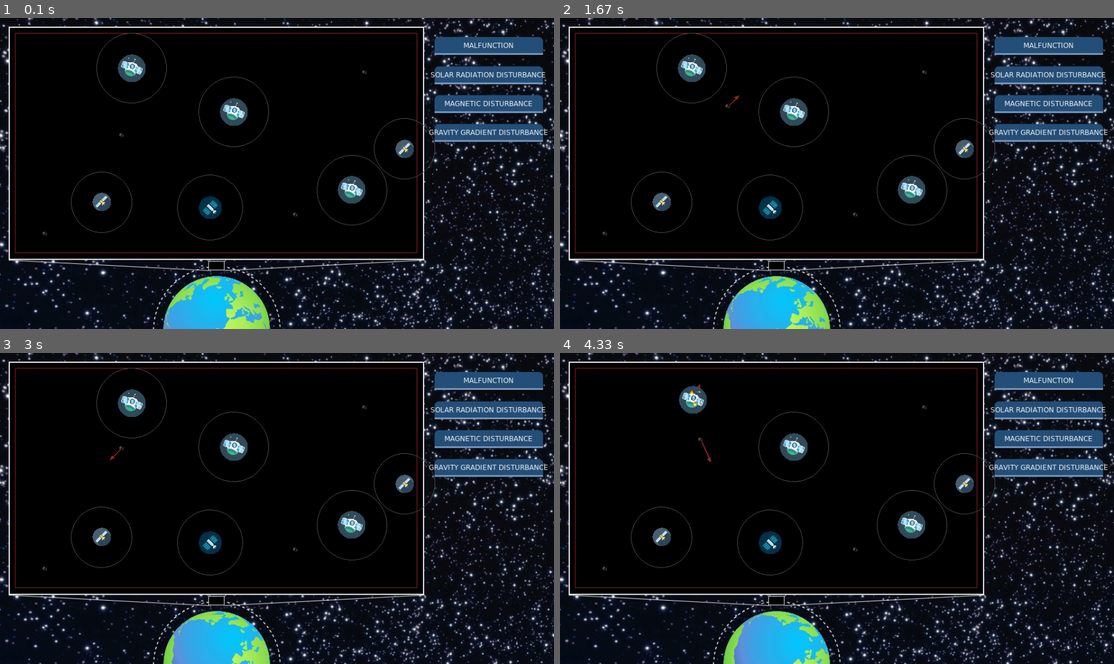
Above: before the commit, frames 1-4 (two rows, left to right).
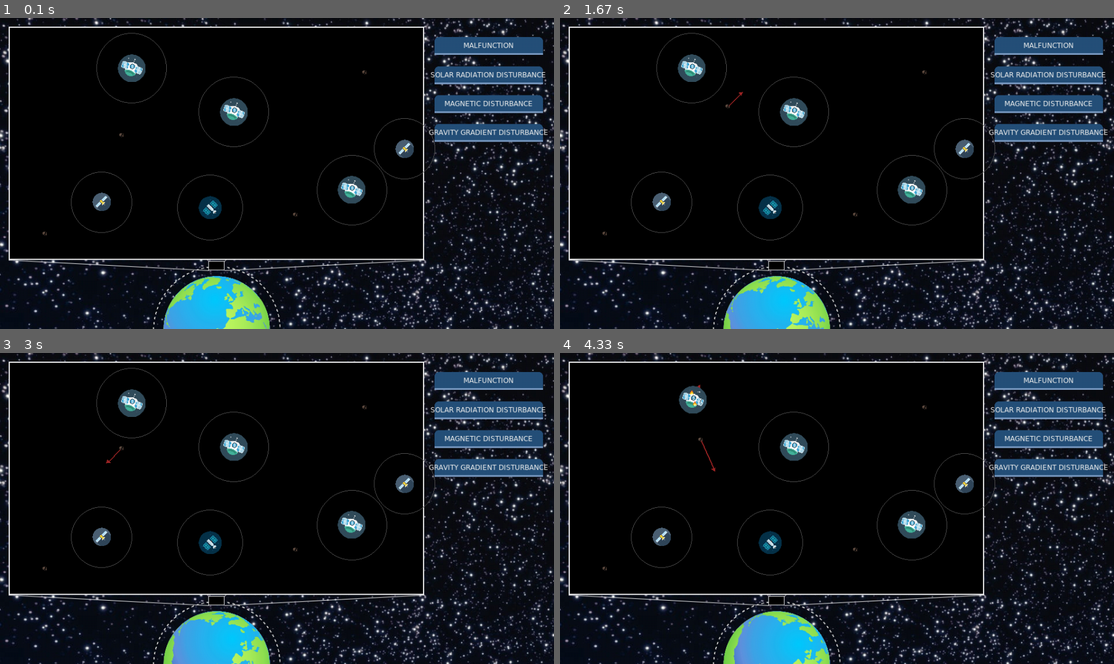
Above: after the commit, the same moments.

Repository: WesselOost/SatelliteSimulation2D
Game: pygame game, started from SatelliteSimulation/main.py
The game is run twice, just before and just after one commit, with the same random seed, the same clock (stepped at 60 frames per second) and the same inputs.
Inputs:
- Up to frame 1 (0.1 s): no input
- Up to frame 2 (1.67 s): hold Right 0.33-0.8 s; hold Up 0.83-1.13 s; hold Right 1.17-1.63 s
- Up to frame 3 (3 s): hold Left 1.67-2.2 s; hold Down 2.23-2.53 s; hold Left 2.57-2.97 s
- Up to frame 4 (4.33 s): hold Up 3-3.37 s; hold Right 3.4-4.03 s; hold Down from 4.07 s (still down)

The runs differ from the first frame. In frame 1, 0.8% of the frame differs, in the area x 2-76%, y 4-76%; in frame 2, 0.8%; in frame 3, 0.8%; in frame 4, 0.8%.

Commit message:
draw velocity arrows

Diff:
--- /dev/null
+++ b/SatelliteSimulation/model/arrow.py
@@ -0,0 +1,170 @@
+# !/usr/bin/env python
+# -*- coding: utf-8 -*-
+# @Date    : 2021-10-28 13:51:47
+# @Author  : Tom Brandherm & Wessel Oostrum
+# @Python  : 3.6.8
+# @Link    : link
+# @Version : 0.0.1
+"""
+An arrow shape
+"""
+
+# =========================================================================== #
+#  SECTION: Imports
+# =========================================================================== #
+import math
+from SatelliteSimulation.model.basic_math.vector import *
+
+# =========================================================================== #
+#  SECTION: Global definitions
+# =========================================================================== #
+EMPTY_VECTOR = Vector(0, 0)
+
+
+# =========================================================================== #
+#  SECTION: Class definitions
+# =========================================================================== #
+
+
+class Arrow:
+
+    # ----------------------------------------------------------------------- #
+    #  SUBSECTION: Constructor
+    # ----------------------------------------------------------------------- #
+    def __init__(self, start_vector: Vector, unit_normal_direction_vector: Vector, length: float):
+        '''
+        5 vectors that form together an arrow
+        the en_of_line is not the end of the arrow, otherwise it would stick out pas the triangular tip of the arrow.
+
+        start_of_line: start coordinates of the line body
+        end_of_line: end coordinates of the line body
+        head_tip:  coordinates of the tip of the arrow head
+        head_left: coordinates of the left corner of the arrow head
+        head_right: coordinates of the right corner of the arrow head
+        '''
+        self.__line_thickness: float = 6
+        if (length > 0):
+            self.__start_of_line: Vector = start_vector
+            self.__head_tip: Vector = self.__shift_vector_by_length(self.__start_of_line,
+                unit_normal_direction_vector, length)
+
+            self.__end_of_line: Vector = self.__shift_vector_by_length(self.__head_tip, self.__start_of_line,
+                self.__line_thickness)
+
+            start_of_arrow_head = self.__shift_vector_by_length(self.__head_tip, self.__start_of_line,
+                self.__line_thickness * 3)
+            self.__head_left: Vector = self.__rotate_point_around_axis(start_of_arrow_head, self.__head_tip,
+                math.pi / 6)
+            self.__head_right: Vector = self.__rotate_point_around_axis(start_of_arrow_head, self.__head_tip,
+                -math.pi / 6)
+        else:
+            self.__start_of_line: Vector = EMPTY_VECTOR.__copy__()
+            self.__end_of_line: Vector = EMPTY_VECTOR.__copy__()
+            self.__head_tip: Vector = EMPTY_VECTOR.__copy__()
+            self.__head_left: Vector = EMPTY_VECTOR.__copy__()
+            self.__head_right: Vector = EMPTY_VECTOR.__copy__()
+
+
+    # ----------------------------------------------------------------------- #
+    #  SUBSECTION: Getter/Setter
+    # ----------------------------------------------------------------------- #
+    def start_of_line(self) -> tuple:
+        return self.__start_of_line.get_as_tuple()
+
+
+    def end_of_line(self) -> tuple:
+        return self.__end_of_line.get_as_tuple()
+
+
+    def head_tip(self) -> tuple:
+        return self.__head_tip.get_as_tuple()
+
+
+    def head_left(self) -> tuple:
+        return self.__head_left.get_as_tuple()
+
+
+    def head_right(self) -> tuple:
+        return self.__head_right.get_as_tuple()
+
+
+    def line_thickness(self) -> int:
+        return max(1, int(self.__line_thickness))
+
+
+    # ----------------------------------------------------------------------- #
+    #  SUBSECTION: Public Methods
+    # ----------------------------------------------------------------------- #
+    def update_screen_scale(self, scale_factor):
+        self.__line_thickness *= scale_factor
+        self.__start_of_line: Vector = multiply(self.__start_of_line, scale_factor)
+        self.__head_tip: Vector = multiply(self.__head_tip, scale_factor)
+
+        self.__end_of_line: Vector = multiply(self.__end_of_line, scale_factor)
+
+        self.__head_left: Vector = multiply(self.__head_left, scale_factor)
+        self.__head_right: Vector = multiply(self.__head_right, scale_factor)
+
+
+    def update_arrow(self, start_vector: Vector, unit_normal_direction_vector: Vector, length: float):
+        if length > 0:
+            self.__start_of_line.set_vector(start_vector)
+
+            self.__head_tip.set_vector(self.__shift_vector_by_length(self.__start_of_line,
+                unit_normal_direction_vector, length))
+            self.__end_of_line.set_vector(self.__shift_vector_by_length(self.__head_tip, self.__start_of_line,
+                self.__line_thickness))
+
+            start_of_head = self.__shift_vector_by_length(self.__head_tip, self.__start_of_line,
+                self.__line_thickness * 3)
+            self.__head_left.set_vector(self.__rotate_point_around_axis(start_of_head, self.__head_tip,
+                math.pi / 6))
+            self.__head_right.set_vector(self.__rotate_point_around_axis(start_of_head, self.__head_tip,
+                -math.pi / 6))
+        else:
+            self.__start_of_line.set_vector(EMPTY_VECTOR)
+            self.__end_of_line.set_vector(EMPTY_VECTOR)
+            self.__head_tip.set_vector(EMPTY_VECTOR)
+            self.__head_left.set_vector(EMPTY_VECTOR)
+            self.__head_right.set_vector(EMPTY_VECTOR)
+
+            # ----------------------------------------------------------------------- #
+            #  SUBSECTION: Private Methods
+            # ----------------------------------------------------------------------- #
+
+
+    def __shift_vector_by_length(self, start_position: Vector, direction_vector: Vector, length: float) -> Vector:
+        distance: float = calculate_distance(direction_vector, start_position)
+        dx_dy: Vector = subtract(direction_vector, start_position)
+        unit_normal_direction_vector: Vector = divide(dx_dy, distance)
+        scaled_direction_vector: Vector = multiply(unit_normal_direction_vector, length)
+        return add(start_position, scaled_direction_vector)
+
+
+    def __rotate_point_around_axis(self, point: Vector, axis: Vector, theta: float) -> Vector:
+        sin: float = math.sin(theta)
+        cos: float = math.cos(theta)
+        d: Vector = subtract(point, axis)  # (dx, dy)
+        x: float = cos * d.x() - sin * d.y() + axis.x()
+        y: float = sin * d.x() + cos * d.y() + axis.y()
+        return Vector(x, y)
+
+
+    def __clear(self):
+        pass
+
+    # =========================================================================== #
+    #  SECTION: Function definitions
+    # =========================================================================== #
+
+    # ----------------------------------------------------------------------- #
+    #  SUBSECTION: Constructor
+    # ----------------------------------------------------------------------- #
+
+    # =========================================================================== #
+    #  SECTION: Main Body
+    # =========================================================================== #
+
+
+if __name__ == '__main__':
+    pass
--- a/SatelliteSimulation/model/math/math_basic.py
+++ b/SatelliteSimulation/model/basic_math/math_basic.py
@@ -14,7 +14,7 @@
 # =========================================================================== #
 import numpy as np
 
-from SatelliteSimulation.model.math.vector import *
+from SatelliteSimulation.model.basic_math.vector import *
 
 
 # =========================================================================== #
--- a/SatelliteSimulation/model/math/vector.py
+++ b/SatelliteSimulation/model/basic_math/vector.py
@@ -85,9 +85,13 @@
         return self._x * vector.x() + self._y * vector.y()
 
 
+    def unit_normal(self):
+        return divide(self, self.magnitude())
+
 
     def __copy__(self):
         return Vector(self._x, self._y)
+
 
     # ----------------------------------------------------------------------- #
     #  SUBSECTION: Public Methods
@@ -99,6 +103,7 @@
 
     def add_to_y(self, y: float):
         self._y += y
+
 
     def add_vector(self, vector):
         self.add_to_x(vector.x())
@@ -139,8 +144,9 @@
     vector: Vector = subtract(vector1, vector2)
     return vector.magnitude()
 
-def tuple_to_vector(given_tuple:tuple)->Vector:
-    return Vector(given_tuple[0],given_tuple[1])
+
+def tuple_to_vector(given_tuple: tuple) -> Vector:
+    return Vector(given_tuple[0], given_tuple[1])
 
 
 # =========================================================================== #
--- a/SatelliteSimulation/model/math/velocity.py
+++ b/SatelliteSimulation/model/basic_math/velocity.py
@@ -12,7 +12,7 @@
 # =========================================================================== #
 #  SECTION: Imports
 # =========================================================================== #
-from SatelliteSimulation.model.math.vector import Vector, divide, multiply
+from SatelliteSimulation.model.basic_math.vector import Vector, divide, multiply
 
 
 # =========================================================================== #
--- a/SatelliteSimulation/model/collision.py
+++ b/SatelliteSimulation/model/collision.py
@@ -12,7 +12,7 @@
 # =========================================================================== #
 #  SECTION: Imports
 # =========================================================================== #
-from model.math.vector import *
+from SatelliteSimulation.model.basic_math.vector import *
 
 
 # =========================================================================== #
--- a/SatelliteSimulation/model/collision_handling.py
+++ b/SatelliteSimulation/model/collision_handling.py
@@ -14,7 +14,7 @@
 # =========================================================================== #
 from SatelliteSimulation.model.satellite.satellite import Satellite
 
-from SatelliteSimulation.model.math.vector import *
+from SatelliteSimulation.model.basic_math.vector import *
 
 
 # =========================================================================== #
--- a/SatelliteSimulation/model/disturbance/disturbance.py
+++ b/SatelliteSimulation/model/disturbance/disturbance.py
@@ -13,8 +13,8 @@
 #  SECTION: Imports
 # =========================================================================== #
 import random
-from SatelliteSimulation.model.math.vector import Vector
-from SatelliteSimulation.model.math.velocity import Velocity
+from SatelliteSimulation.model.basic_math.vector import Vector
+from SatelliteSimulation.model.basic_math.velocity import Velocity
 # =========================================================================== #
 #  SECTION: Global definitions
 # =========================================================================== #
--- a/SatelliteSimulation/model/satellite/satellite.py
+++ b/SatelliteSimulation/model/satellite/satellite.py
@@ -13,9 +13,9 @@
 #  SECTION: Imports
 # =========================================================================== #
 from SatelliteSimulation.model.disturbance.disturbance import Disturbance
-from SatelliteSimulation.model.math.math_basic import *
-from SatelliteSimulation.model.math.vector import *
-from SatelliteSimulation.model.satellite.satellite_velocity_handler import SatelliteVelocity
+from SatelliteSimulation.model.basic_math.math_basic import *
+from SatelliteSimulation.model.basic_math.vector import *
+from SatelliteSimulation.model.satellite.satellite_velocity_handler import SatelliteVelocityHandler
 from SatelliteSimulation.model.collision import Collision
 
 
@@ -40,7 +40,7 @@
     def __init__(self, position: Vector, mass: float, size: int, observed_satellites: dict = {}):
         self.position: Vector = position
         # TODO define max nav value with mass
-        self.velocity: SatelliteVelocity = SatelliteVelocity(max_navigation_velocity_magnitude=10)
+        self.velocity: SatelliteVelocityHandler = SatelliteVelocityHandler(max_navigation_velocity_magnitude=10)
         self.__is_crashed: bool = False
         self.__observance_radius: int = 100
         self.__disturbance_duration = 0
@@ -75,6 +75,7 @@
     def previously_observed_satellites(self) -> dict:
         return self.__previously_observed_satellites
 
+
     def possible_collisions(self) -> dict:
         return self.__possible_collisions
 
@@ -115,6 +116,7 @@
         self.__size *= scale_factor
         self.position.set_vector(multiply(self.position, scalar=scale_factor))
         self.velocity.update_scale(scale_factor)
+        self.update_arrow()
 
         if self.__disturbance_duration > 0:
             self.velocity.disturbance_velocity().set_vector(
@@ -144,8 +146,21 @@
             pass
         # TODO add acceleration
         # self.velocity.update_velocities()
+        self.update_arrow()
+
         self.position.add_to_x(self.velocity.value().x())
         self.position.add_to_y(self.velocity.value().y())
+
+
+    def update_arrow(self):
+        velocity = self.velocity.value()
+        if velocity.magnitude() != 0:
+            unit_normal_direction_vector: Vector = self.velocity.value().unit_normal()
+
+            start_vector: Vector = Vector(self.center().x() + self.radius() * unit_normal_direction_vector.x(),
+                self.center().y() + self.radius() * unit_normal_direction_vector.y())
+
+            self.velocity.update_velocity_arrow(start_vector)
 
 
     def navigate_to(self, direction_in_degrees: int):
@@ -161,7 +176,7 @@
         nav_x: float = self.velocity.navigation_velocity().x()
         nav_y: float = self.velocity.navigation_velocity().y()
 
-        #TODO scale navigation
+        # TODO scale navigation
         if pressed_left:
             self.velocity.set_navigation_velocity(Vector(-1, nav_y))
         if pressed_up:
@@ -189,7 +204,8 @@
                     observed_satellite)
         cleared_collisions = {
             key: value for key, value in possible_collisions.items() if value is not None}
-        self.__possible_collisions = {k: v for k, v in sorted(cleared_collisions.items(), key=lambda item: item[1].time())}
+        self.__possible_collisions = {k: v for k, v in
+            sorted(cleared_collisions.items(), key=lambda item: item[1].time())}
 
 
     def avoid_possible_collisions(self):
--- a/SatelliteSimulation/model/satellite/satellite_velocity_handler.py
+++ b/SatelliteSimulation/model/satellite/satellite_velocity_handler.py
@@ -12,20 +12,22 @@
 # =========================================================================== #
 #  SECTION: Imports
 # =========================================================================== #
-from SatelliteSimulation.model.math.vector import Vector, add, multiply
-from SatelliteSimulation.model.math.velocity import Velocity
-
+from SatelliteSimulation.model.arrow import Arrow
+from SatelliteSimulation.model.basic_math.vector import *
+from SatelliteSimulation.model.basic_math.velocity import Velocity
 
 # =========================================================================== #
 #  SECTION: Global definitions
 # =========================================================================== #
+VELOCITY_ARROW_DEFAULT_SIZE = 24
+
 
 # =========================================================================== #
 #  SECTION: Class definitions
 # =========================================================================== #
 
 
-class SatelliteVelocity:
+class SatelliteVelocityHandler:
 
     # ----------------------------------------------------------------------- #
     #  SUBSECTION: Constructor
@@ -35,6 +37,7 @@
         self.__max_navigation_velocity_magnitude: float = max_navigation_velocity_magnitude
         self.__disturbance_velocity: Velocity = Velocity(0, 0)
         self.__collision_velocity: Velocity = Velocity(0, 0)
+        self.__velocity_arrow: Arrow = Arrow(Vector(0, 0), Vector(0, 0), 0)
 
 
     # ----------------------------------------------------------------------- #
@@ -65,6 +68,10 @@
         return add(self.__navigation_velocity, add(self.__disturbance_velocity, self.__collision_velocity))
 
 
+    def arrow(self) -> Arrow:
+        return self.__velocity_arrow
+
+
     # ----------------------------------------------------------------------- #
     #  SUBSECTION: Public Methods
     # ----------------------------------------------------------------------- #
@@ -91,11 +98,20 @@
                     collision_acceleration))
 
 
+    def update_velocity_arrow(self, start_vector: Vector):
+
+        unit_normal_direction_vector: Vector = add(start_vector, self.value().unit_normal())
+
+        self.__velocity_arrow.update_arrow(start_vector, unit_normal_direction_vector,
+            length=VELOCITY_ARROW_DEFAULT_SIZE * self.value().magnitude())
+
+
     def update_scale(self, scale_factor):
         self.__max_navigation_velocity_magnitude *= scale_factor
         self.__collision_velocity.update_scale(scale_factor)
         self.__navigation_velocity.update_scale(scale_factor)
         self.__disturbance_velocity.update_scale(scale_factor)
+        self.__velocity_arrow.update_screen_scale(scale_factor)
 
 
 # ----------------------------------------------------------------------- #
--- a/SatelliteSimulation/model/satellite_border.py
+++ b/SatelliteSimulation/model/satellite_border.py
@@ -12,7 +12,7 @@
 # =========================================================================== #
 #  SECTION: Imports
 # =========================================================================== #
-from model.math.vector import Vector
+from SatelliteSimulation.model.basic_math.vector import Vector
 
 
 # =========================================================================== #
--- a/SatelliteSimulation/view/view.py
+++ b/SatelliteSimulation/view/view.py
@@ -15,7 +15,7 @@
 import os
 import pygame
 
-from SatelliteSimulation.model.math.vector import *
+from SatelliteSimulation.model.basic_math.vector import *
 from SatelliteSimulation.model.model import Satellite, SatelliteA, SatelliteB, SatelliteC, SatelliteD
 from SatelliteSimulation.model.satellite.satellite import SpaceJunk
 from SatelliteSimulation.view import Color
@@ -82,7 +82,7 @@
 
         x, y, width, height, padding = self.__controller.get_satellite_border()
         self.__satellite_border = BorderView(x, y, width, height, padding)
-        self.__satellite_border.show_padding(True)
+        # self.__satellite_border.show_padding(True)
 
         border: pygame.Rect = self.__satellite_border.get_border_rectangle()
         self.__disturbance_buttons: DisturbanceButtons = self.__create_disturbance_btns(border)
@@ -146,19 +146,8 @@
                 self.__draw_satellite_observance_border(satellite)
 
             for satellite in satellites:
-                velocity: Vector = satellite.velocity.value()
-
-                if velocity.magnitude() != 0:
-                    normalized_vector = divide(velocity, velocity.magnitude())
-
-                    start_vector = Vector(satellite.center().x() + satellite.radius() * normalized_vector.x(),
-                        satellite.center().y() + satellite.radius() * normalized_vector.y())
-                    start_position = start_vector.get_as_tuple()
-
-                    normalized_direction_vector = add(start_vector, normalized_vector).get_as_tuple()
-                    end_position = self.scale_direction_vector(start_position, normalized_direction_vector,
-                        self.__velocity_arrow_default_size * velocity.magnitude())
-                    self.draw_arrow(start_position, end_position)
+                if satellite.velocity.value().magnitude() != 0:
+                    self.__draw_satellite_velocity(satellite)
 
             for satellite in satellites:
                 self.__draw_satellite(satellite)
@@ -170,34 +159,14 @@
         pygame.display.update()
 
 
-    def draw_arrow(self, start_position, end_position):
-        # line portion
-        line_thickness = max(1, int(self.__satellite_observance_line_thickness * 1.5))
-        pygame.draw.line(self.__surface, Color.RED, end_position, start_position, line_thickness)
-
-        # triangle portion
-        start_of_arrow_head = self.scale_direction_vector(end_position, start_position, line_thickness * 3)
-        left_corner = self.rotate_point_around_axis(start_of_arrow_head, end_position,
-            math.pi / 6)  # rotate it for side 1
-        right_corner = self.rotate_point_around_axis(start_of_arrow_head, end_position,
-            -math.pi / 6)  # rotate for side 2
-        tip_of_arrow = self.scale_direction_vector(end_position, start_position, - line_thickness)
-
-        pygame.draw.polygon(self.__surface, Color.RED, [left_corner, right_corner, tip_of_arrow])
-
-
-    def scale_direction_vector(self, start_position, end_position, length) -> tuple:
-        (x0, y0), (x1, y1) = start_position, end_position  # break out individual values from points
-        dx, dy = (x1 - x0), (y1 - y0)  # get delta in x and y directions
-        distance = math.sqrt(dx * dx + dy * dy)  # calculate distance of original
-        return x0 + dx / distance * length, y0 + dy / distance * length  # return two new points , p2
-
-
-    def rotate_point_around_axis(self, point, axis, theta):  # rotate point p around axis by angle theta
-        sin = math.sin(theta)
-        cos = math.cos(theta)
-        return cos * (point[0] - axis[0]) - sin * (point[1] - axis[1]) + axis[0], sin * (point[0] - axis[0]) + cos * (
-                point[1] - axis[1]) + axis[1]
+    def __draw_satellite_velocity(self, satellite):
+        arrow = satellite.velocity.arrow()
+        # arrow body
+        pygame.draw.line(self.__surface, Color.RED, arrow.end_of_line(), arrow.start_of_line(),
+            int(arrow.line_thickness()))
+        # arrow head
+        pygame.draw.polygon(self.__surface, Color.RED,
+            [arrow.head_left(), arrow.head_right(), arrow.head_tip()])
 
 
     def __draw_satellite_observance_border(self, satellite):
@@ -272,11 +241,11 @@
             for click_event_text in self.__disturbance_buttons.get_new_click_events():
                 self.__controller.create_disturbance(click_event_text)
             if self.__navigation_handler.should_navigate():
-                navigation_state = self.__navigation_handler.get_button_states()
-                self.__controller.navigate_satellite(navigation_state[0],
-                    navigation_state[1],
-                    navigation_state[2],
-                    navigation_state[3])
+                pressed_left, pressed_up, pressed_right, pressed_down = self.__navigation_handler.get_button_states()
+                self.__controller.navigate_satellite(pressed_left,
+                    pressed_up,
+                    pressed_right,
+                    pressed_down)
             self.__controller.set_delta_time(delta_time)
             self.__controller.next_frame()
         pygame.quit()
